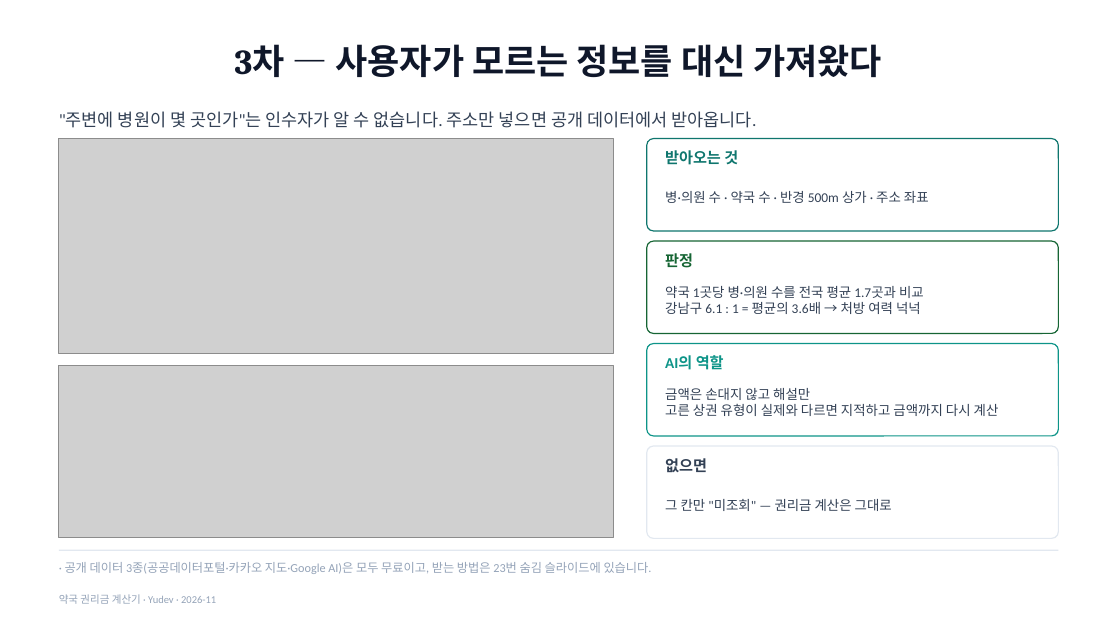
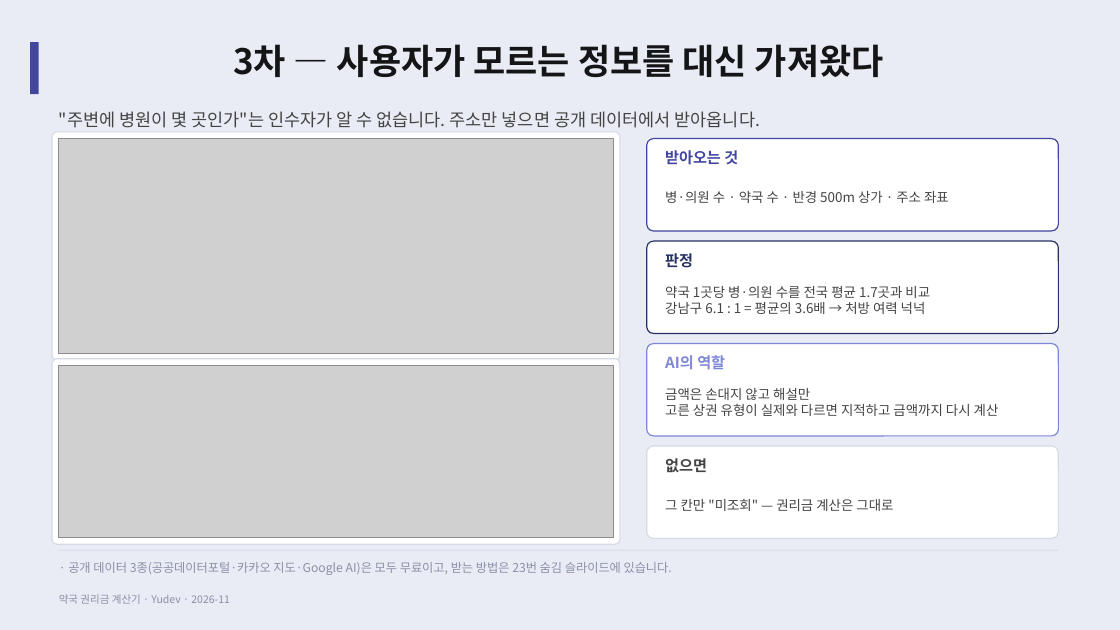
Before and after one commit to YUSEONCHUN/calculating, a slide deck: slide 16 of doc/slides/권리금계산기_프로젝트.pptx. Drawn at 1120x630 pixels with LibreOffice and Linux fonts; fonts in the diff are those of the drawing; grey boxes stand for pictures. Boxes give left, top, right and bottom in pixels: in the first picture for what was removed or moved away, otherwise in the second. Text is boxed around its words. In the diff, an @@ line names an element or a change of style, - is before the commit and + after.

```diff
--- a/doc/slides/권리금계산기_프로젝트.pptx
+++ b/doc/slides/권리금계산기_프로젝트.pptx
@@ background #FFFFFF to #E9ECF4 @@
@@ rectangle added at (30, 42, 39, 94), fill #42469F @@
@@ title "3차 — 사용자가 모르는 정보를 ..." at (233, 44, 884, 77): font Cambria to Noto Sans CJK KR, text colour #0F172A to #151517 @@
@@ rounded rectangle added at (52, 132, 620, 360), fill #FFFFFF, outline #D6DAE5 1 pt @@
@@ rounded rectangle at (647, 139, 1059, 231): outline #0F766E 1 pt to #42469F 1 pt @@
@@ text "받아오는 것" at (665, 150, 738, 165): font Calibri to Noto Sans CJK KR, text colour #0F766E to #42469F @@
@@ rounded rectangle at (647, 241, 1059, 334): outline #166534 1 pt to #273164 1 pt @@
@@ text "판정" at (665, 253, 693, 268): font Calibri to Noto Sans CJK KR, text colour #166534 to #273164 @@
@@ rounded rectangle added at (52, 359, 620, 544), fill #FFFFFF, outline #D6DAE5 1 pt @@
@@ rounded rectangle at (647, 344, 1059, 436): outline #0D9488 1 pt to #7E86D6 1 pt @@
@@ text "AI의 역할" at (665, 355, 725, 370): font Calibri to Noto Sans CJK KR, text colour #0D9488 to #7E86D6 @@
@@ rounded rectangle at (647, 446, 1059, 539): outline #E2E8F0 1 pt to #D6DAE5 1 pt @@
@@ font Calibri to Noto Sans CJK KR, text colour #334155 to #444444 in 6 elements at (59, 111, 761, 128), (665, 191, 949, 203), (665, 286, 930, 314), (665, 388, 999, 416), (665, 458, 707, 472), (665, 499, 893, 511) @@
@@ text "· 공개 데이터 3종(공공데이터포털·카카오 지도·Google ..." at (68, 562, 672, 575): font Calibri to Noto Sans CJK KR, text colour #94A3B8 to #8A90A8 @@
@@ line (59, 550) - (1059, 550): stroke #E2E8F0 1 pt to #DCE0E9 1 pt @@
@@ text "약국 권리금 계산기 · Yudev ..." at (59, 594, 230, 604): font Calibri to Noto Sans CJK KR, text colour #94A3B8 to #8A90A8 @@
```
Also in this commit, not shown: 26 other slides changed, 4 other files.
